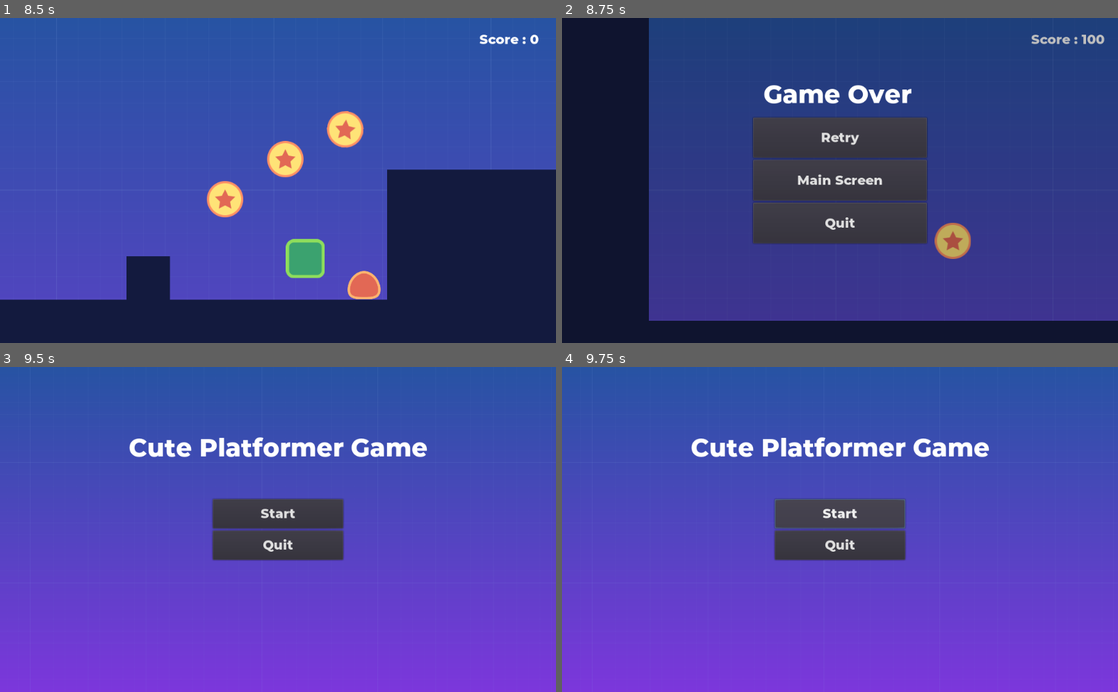
Above: before the commit, frames 1-4 (two rows, left to right).
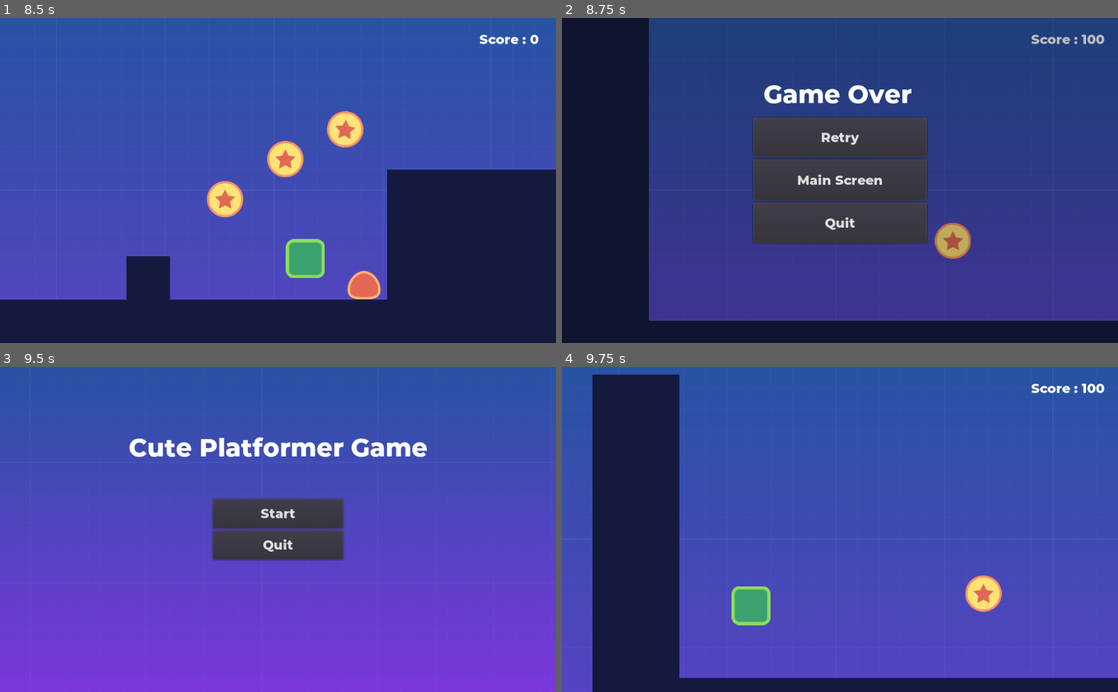
Above: after the commit, the same moments.

Repository: gregwoodsfrontier/godot-2d-platform-tut
Game: Godot game, scene res://src/Screens/MainScreen.tscn
The game is run twice, just before and just after one commit, with the same random seed, the same clock (stepped at 60 frames per second) and the same inputs.
Inputs (mouse positions are in pixels of both pictures, inside the frame that each line leads up to):
- Up to frame 1 (8.5 s): click "Start" at 0.5 s; hold D (move_right) 1.28-2.78 s; tap W (jump) at 1.52, 2.27, 3.77, 4.52, 6.02, 7.52, 8.27 s; hold A (move_left) 2.78-5 s; tap Escape (pause) at 4.9 s; click "Retry" at 5 s; hold D (move_right) from 5.78 s (still down)
- Up to frame 2 (8.75 s): keep holding D (move_right)
- Up to frame 3 (9.5 s): release D (move_right) at 8.75 s; click "Main Screen" at 8.75 s
- Up to frame 4 (9.75 s): click (840, 513) at 9.5 s, where only the run after the commit has a clickable "Start"

Frames 1-3 are identical in both runs. In frame 4, 52% of the frame differs, in the area x 0-100%, y 2-100%.

Commit message:
fixed main screen freeze after paused

Diff:
--- a/src/Screens/UserInterface.tscn
+++ b/src/Screens/UserInterface.tscn
@@ -51,7 +51,7 @@
 margin_right = 320.0
 margin_bottom = 74.0
 
-[node name="ChangeSceneButton" parent="PauseOverlay/VBoxContainer" instance=ExtResource( 3 )]
+[node name="MainScreenButton" parent="PauseOverlay/VBoxContainer" instance=ExtResource( 3 )]
 margin_top = 78.0
 margin_right = 320.0
 margin_bottom = 153.0
--- a/src/UI/PlayButton.gd
+++ b/src/UI/PlayButton.gd
@@ -4,6 +4,7 @@
 export(String, FILE) var next_scene_path: = ""
 
 func _on_button_up():
+	get_tree().paused = false
 	var path = get_tree().change_scene(next_scene_path)
 	print_debug(path)
 
